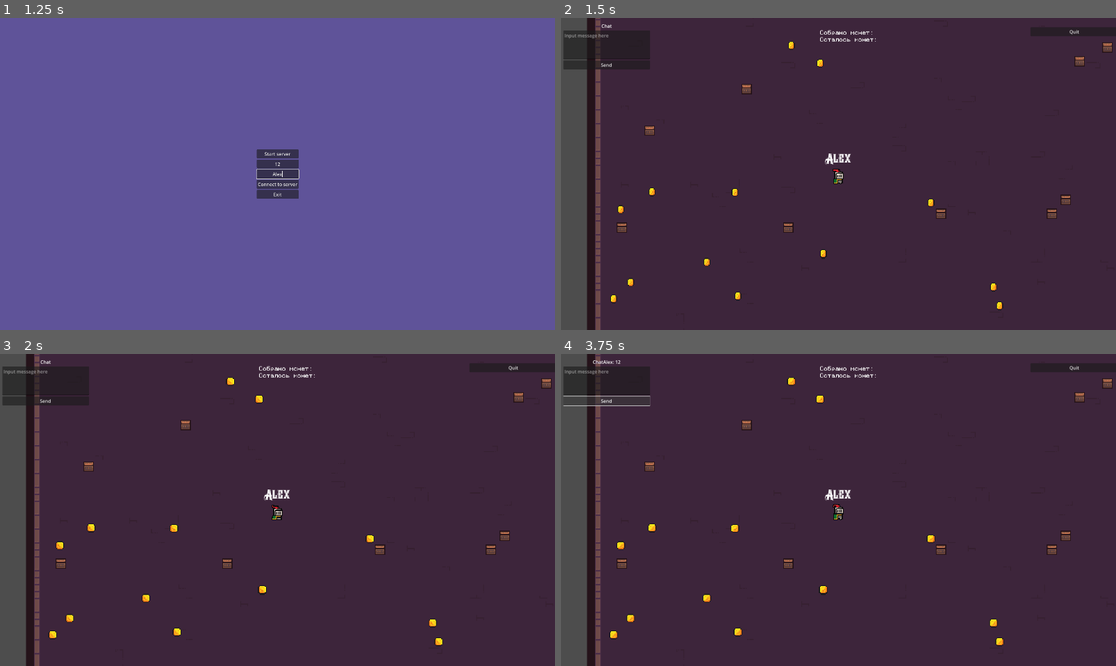
Above: before the commit, frames 1-4 (two rows, left to right).
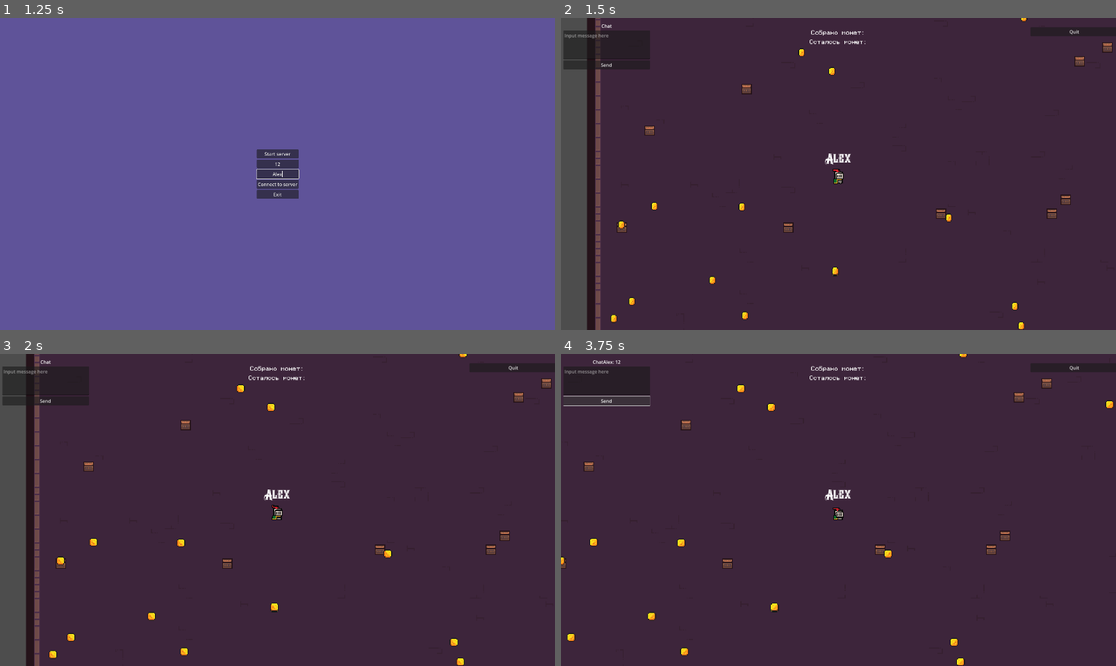
Above: after the commit, the same moments.

Repository: alnikyur/net_sandbox
Game: Godot game, scene res://scenes/ui/main_ui.tscn
Two runs of this game, one before a commit and one after it. Both use one fixed random seed, a clock stepped at 60 frames per second and the inputs below. Sound files missing from this copy of the repository are replaced by a short silence.
Inputs (mouse positions are in pixels of both pictures, inside the frame that each line leads up to):
- Up to frame 1 (1.25 s): click (277, 164) at 0.52 s; type "12" at 0.6 s; click (277, 174) at 0.75 s; type "Alex" at 0.83 s
- Up to frame 2 (1.5 s): click "Start server" at 1.25 s
- Up to frame 3 (2 s): no input
- Up to frame 4 (3.75 s): click (605, 382) at 2.02 s; type "12" at 2.1 s; click "Send" at 2.75 s; tap Enter (ui_accept) at 3.5 s; hold Right (ui_right) from 3.53 s (still down); hold A (A) from 3.53 s (still down)

Frame 1 is identical in both runs. In frame 2, 1.0% of the frame differs, in the area x 8-84%, y 0-100%; in frame 3, 1.2%; in frame 4, 8.0%, in the area x 0-100%, y 0-100%.

Commit message:
Feature/coin cound fix (#3)
* Add roll
* Music background fix, add randomizer

Diff:
--- a/scenes/items/coin.gd
+++ b/scenes/items/coin.gd
@@ -7,33 +7,37 @@
 
 signal coin_picked(amount: int, player_id: int, coin_node: NodePath)
 
-
-
-# Called when the node enters the scene tree for the first time.
 func _ready():
 	animated_sprite_2d.play("coin_spin")
-
-
-# Called every frame. 'delta' is the elapsed time since the previous frame.
-func _process(delta):
-	pass
-
 
 func _on_body_entered(body):
 	if body.is_in_group("Player") and not collected:
 		collected = true
-		coin_picked.emit(1, body.get_multiplayer_authority(), get_path())
+		var player_id = body.get_multiplayer_authority()
+		coin_picked.emit(1, player_id, get_path())
 
-		# Запускаем звук
-		coin_pickup_sound.play()
+		# ✅ Локально воспроизводим звук, даже если сервер один
+		play_coin_sound()
 
-		# Отключаем коллизии, чтобы игрок не мог снова взаимодействовать
+		# ✅ Если сервер - отправляем RPC клиентам (если они есть)
+		if multiplayer.is_server():
+			rpc("play_coin_sound")
+
+		# Отключаем коллизии
 		set_deferred("monitoring", false)
 		set_deferred("monitorable", false)
 
-		# Скрываем монету, но не удаляем сразу
+		# Скрываем монету
 		animated_sprite_2d.visible = false
 
 		# Ждем завершения звука перед удалением
 		await coin_pickup_sound.finished
 		queue_free()
+
+@rpc("any_peer", "reliable")
+func play_coin_sound():
+	if coin_pickup_sound and coin_pickup_sound.stream:
+		print("🔊 Воспроизведение звука подбора монеты")
+		coin_pickup_sound.play()
+	else:
+		print("⚠ Ошибка: У CoinPickupSound нет аудиофайла!")
--- a/scenes/lobby/lobby.gd
+++ b/scenes/lobby/lobby.gd
@@ -2,7 +2,7 @@
 
 @export var coin_scene: PackedScene
 @export var num_coins: int = 100 # Количество монеток
-@export var field_size: Vector2 = Vector2(1800, 1000) # Размер поля
+@export var field_size: Vector2 = Vector2(1900, 1050) # Размер поля
 
 
 @export var player_scene: PackedScene # Сцена игрока
@@ -17,6 +17,8 @@
 var current_index = randf()
 var coins_collected: int = 0
 var server_id = 1
+var remaining_tracks = []  # Список оставшихся треков
+var current_track = -1
 
 var audio_files = [
 	preload("res://assets/sounds/bit-beats-1-168243.mp3"),
@@ -30,6 +32,7 @@
 	multiplayer.connect("peer_connected", Callable(self, "_on_player_connected"))
 	multiplayer.connect("peer_disconnected", Callable(self, "_on_player_disconnected"))
 	setup_network()
+	reset_playlist()
 	play_next()
 	scatter_coins()
 
@@ -137,19 +140,26 @@
 		Global.player_name = name
 		print("Локальный игрок обновил своё имя на:", name)
 
+func reset_playlist():
+	# Создаем новый список треков и перемешиваем его
+	remaining_tracks = audio_files.duplicate()
+	remaining_tracks.shuffle()
+
 func play_next():
-	if current_index < audio_files.size():
-		audio_player.stream = audio_files[current_index] # Устанавливаем следующий аудиофайл
-		audio_player.play() # Запускаем воспроизведение
-		print("Играем файл:", audio_files[current_index])
-
-		# Сообщаем клиентам о новом треке и времени
-		rpc("start_music", current_index, 0.0)
-
-		current_index += 1 # Увеличиваем индекс для следующего файла
-	else:
-		print("Все файлы воспроизведены.")
-		current_index = 0 # Сбрасываем индекс, если нужно повторить цикл
+	# Если все треки были сыграны – обновляем плейлист
+	if remaining_tracks.is_empty():
+		reset_playlist()
+
+	# Берем следующий трек
+	var track = remaining_tracks.pop_front()
+	current_track = audio_files.find(track)  # Запоминаем его индекс в основном списке
+
+	audio_player.stream = track  # Устанавливаем аудиофайл
+	audio_player.play()  # Воспроизводим
+	print("🎵 Играем файл:", track)
+
+	# Сообщаем клиентам о новом треке
+	rpc("start_music", current_track, 0.0)
 
 @rpc("any_peer")
 func request_music_state():
@@ -173,19 +183,45 @@
 	if not multiplayer.is_server():
 		return  # Монеты создаются только на сервере
 
+	var space_state = get_world_2d().direct_space_state
+	var max_attempts = 10  # Количество попыток поиска свободного места
+
 	for i in range(num_coins):
+		var spawn_position = Vector2.ZERO
+		var attempts = 0
+
+		while attempts < max_attempts:
+			# Генерируем случайную позицию
+			var random_x = randf() * field_size.x
+			var random_y = randf() * field_size.y
+			spawn_position = Vector2(random_x, random_y)
+
+			# Проверяем коллизию в этом месте
+			var query = PhysicsShapeQueryParameters2D.new()
+			query.shape = CircleShape2D.new()
+			query.shape.radius = 8  # Радиус монеты
+			query.transform = Transform2D(0, spawn_position)
+
+			var result = space_state.intersect_shape(query)
+
+			# Если результат пуст, значит, место свободно
+			if result.is_empty():
+				break
+
+			attempts += 1
+
+		# Если удалось найти свободное место, создаем монету
 		var coin = coin_scene.instantiate()
-		var random_x = randf() * field_size.x
-		var random_y = randf() * field_size.y
-		coin.position = Vector2(random_x, random_y)
-
-		# 📌 Передаем монету игроку при подборе
+		coin.position = spawn_position
+
+		# Подключаем сигнал, чтобы сервер мог обработать сбор монеты
 		coin.connect("coin_picked", Callable(self, "_on_coin_picked"))
 
 		add_child(coin)
 		coins.append(coin)
 
 		rpc("spawn_coin", coin.position)
+
 
 
 @rpc("authority", "reliable")
@@ -252,6 +288,26 @@
 	rpc("update_player_score", player_id, player_scores[player_id])
 	rpc("update_coin_count", num_coins)
 
+	# Проверяем, все ли монеты собраны
+	if num_coins == 0:
+		display_message("Все монеты собраны!")
+		rpc("display_message", "Все монеты собраны!")  # Сообщение всем игрокам
+		# Находим победителя
+		var max_coins = -1
+		var winner_id = null
+		for id in player_scores.keys():
+			if player_scores[id] > max_coins:
+				max_coins = player_scores[id]
+				winner_id = id
+
+		if winner_id != null:
+			var winner_name = players[winner_id].player_name if players.has(winner_id) else "Неизвестный"
+			var message = "🏆 Победитель: " + winner_name + " с " + str(max_coins) + " монетами!"
+
+			print(message) # Лог на сервере
+			display_winner(message)
+			rpc("display_winner", message) # Отправляем всем клиентам
+
 	# Обновляем UI на сервере
 	_update_local_ui()
 
@@ -263,6 +319,31 @@
 	if coin:
 		coins.erase(coin)
 		coin.queue_free()
+
+@rpc("any_peer", "reliable")
+func display_winner(message: String):
+	print("🏆", message)  # Вывод в консоль (для отладки)
+
+	# Проверяем, есть ли UI элемент для отображения сообщений
+	if has_node("CanvasLayer/MessageLabel"):
+		var message_label = get_node("CanvasLayer/MessageLabel")
+		message_label.text = message
+		message_label.visible = true  # Показываем сообщение
+
+	# Для сервера тоже нужно обновить UI
+	coin_label.text = message
+
+
+@rpc("any_peer", "reliable")
+func display_message(text: String):
+	print("📢", text)  # Вывод в консоль (для отладки)
+
+	# Проверяем, есть ли UI элемент для отображения сообщений
+	if has_node("CanvasLayer/MessageLabel"):
+		var message_label = get_node("CanvasLayer/MessageLabel")
+		message_label.text = text
+		message_label.visible = true  # Показываем сообщение
+
 
 @rpc("authority", "reliable")
 func remove_coin(coin_node: NodePath):
--- a/scenes/lobby/lobby.tscn
+++ b/scenes/lobby/lobby.tscn
@@ -1378,23 +1378,29 @@
 
 [node name="CoinLabel" type="Label" parent="CanvasLayer"]
 texture_filter = 1
-offset_left = 896.0
+anchors_preset = 10
+anchor_right = 1.0
 offset_top = 40.0
-offset_right = 1024.0
-offset_bottom = 64.0
+offset_bottom = 61.0
+grow_horizontal = 2
 theme_override_fonts/font = ExtResource("8_kgjnn")
 theme_override_font_sizes/font_size = 20
 text = "Собрано монет:"
+horizontal_alignment = 1
+vertical_alignment = 1
 
 [node name="CoinLast" type="Label" parent="CanvasLayer"]
 texture_filter = 1
-offset_left = 896.0
-offset_top = 64.0
-offset_right = 1030.0
-offset_bottom = 88.0
+anchors_preset = 10
+anchor_right = 1.0
+offset_top = 72.0
+offset_bottom = 93.0
+grow_horizontal = 2
 theme_override_fonts/font = ExtResource("8_kgjnn")
 theme_override_font_sizes/font_size = 20
 text = "Осталось монет:"
+horizontal_alignment = 1
+vertical_alignment = 1
 
 [node name="ExitGame" type="Button" parent="CanvasLayer"]
 offset_left = 1624.0
@@ -1403,6 +1409,27 @@
 offset_bottom = 63.0
 text = "Quit"
 
+[node name="MessageLabel" type="Label" parent="CanvasLayer"]
+visible = false
+modulate = Color(0, 0.760784, 0.356863, 1)
+texture_filter = 1
+anchors_preset = 8
+anchor_left = 0.5
+anchor_top = 0.5
+anchor_right = 0.5
+anchor_bottom = 0.5
+offset_left = -576.0
+offset_top = -92.0
+offset_right = 579.0
+offset_bottom = -41.0
+grow_horizontal = 2
+grow_vertical = 2
+theme_override_fonts/font = ExtResource("8_kgjnn")
+theme_override_font_sizes/font_size = 50
+text = "Поздравляем, Вы собрали все монеты!"
+horizontal_alignment = 1
+vertical_alignment = 1
+
 [connection signal="pressed" from="ChatUI/VBoxContainer/SendButton" to="ChatUI" method="_on_send_button_pressed"]
 [connection signal="finished" from="AudioPlayer" to="." method="_on_audio_player_finished"]
 [connection signal="pressed" from="CanvasLayer/ExitGame" to="." method="_on_exit_game_pressed"]
--- a/scenes/player/player.gd
+++ b/scenes/player/player.gd
@@ -1,26 +1,26 @@
 extends CharacterBody2D
 
 @export var move_speed: float = 200.0
-@onready var name_label = $NameLabel # Узел для отображения имени
+@onready var name_label = $NameLabel
 
 var player_name: String = "Player"
+var is_rolling = false
 
 @export var player_id: int
 @onready var coin_label = $CanvasLayer/CoinLabel
 
-var coins_collected: int = 0  # Личный счетчик монет
+var coins_collected: int = 0
 
 @rpc("any_peer")
 func set_player_name(new_name: String):
 	if player_name == new_name:
-		return # Если имя не изменилось, ничего не делаем
+		return
 	player_name = new_name
 	name_label.text = new_name
 	print("set_player_name вызван. Новое имя:", new_name, " (Authority: ", get_multiplayer_authority(), ")")
 
 @rpc("any_peer", "unreliable")
 func update_state(animation: String, flip_h: bool, position: Vector2):
-	# Обновляем анимацию, направление и позицию для клиентов, не являющихся владельцами
 	if not is_multiplayer_authority():
 		$AnimatedSprite2D.play(animation)
 		$AnimatedSprite2D.flip_h = flip_h
@@ -31,19 +31,25 @@
 		name_label.text = player_name
 	print("Player ready. Authority: ", get_multiplayer_authority(), " Is mine: ", is_multiplayer_authority())
 
-	# Активируем камеру только для локального игрока
 	if is_multiplayer_authority():
 		$Camera2D.make_current()
 		print("Камера активирована для локального игрока.")
 
 func _process(delta):
-	if is_multiplayer_authority(): # Только владелец управляет узлом
+	if is_multiplayer_authority():
+		if is_rolling:
+			return
+
 		var input_direction = Vector2.ZERO
 		input_direction.x += Input.get_action_strength("ui_right") - Input.get_action_strength("ui_left")
 		input_direction.y += Input.get_action_strength("ui_down") - Input.get_action_strength("ui_up")
 		input_direction.x += Input.get_action_strength("D") - Input.get_action_strength("A")
 		input_direction.y += Input.get_action_strength("S") - Input.get_action_strength("W")
 		input_direction = input_direction.normalized()
+
+		if Input.is_action_just_pressed("ui_accept"):
+			roll()
+			return
 
 		velocity = input_direction * move_speed
 		move_and_slide()
@@ -60,6 +66,37 @@
 		# Рассылаем состояние другим клиентам
 		rpc("update_state", $AnimatedSprite2D.animation, $AnimatedSprite2D.flip_h, position)
 
+func roll():
+	if is_rolling:
+		return  # Если уже в перекате, не запускаем второй раз
+
+	is_rolling = true  # Блокируем управление
+	var roll_direction = velocity.normalized()  # Используем текущее направление
+
+	if roll_direction == Vector2.ZERO:
+		roll_direction = Vector2.RIGHT if not $AnimatedSprite2D.flip_h else Vector2.LEFT  # Если стоим - катимся вправо/влево
+
+	$AnimatedSprite2D.play("roll")  # Запускаем анимацию
+
+	# Ускоряем персонажа на время переката
+	var roll_speed = move_speed * 1.5  # Можно настроить множитель скорости
+	var roll_time = 0.5  # Длительность переката (сек)
+
+	var timer = Timer.new()
+	timer.wait_time = roll_time
+	timer.one_shot = true
+	add_child(timer)
+	timer.start()
+
+	# Двигаем персонажа во время переката
+	while timer.time_left > 0:
+		velocity = roll_direction * roll_speed
+		move_and_slide()
+		await get_tree().process_frame  # Ждем один кадр
+
+	# После завершения таймера возвращаем управление
+	is_rolling = false
+	timer.queue_free()
 
 func collect_coin(amount: int):
 	coins_collected += amount
